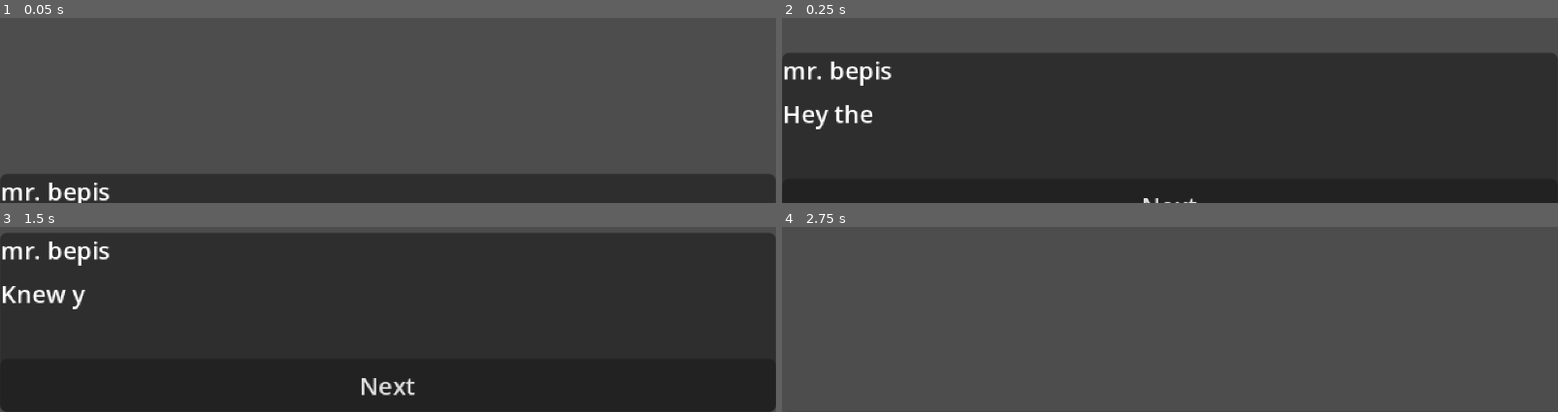
Above: before the commit, frames 1-4 (two rows, left to right).
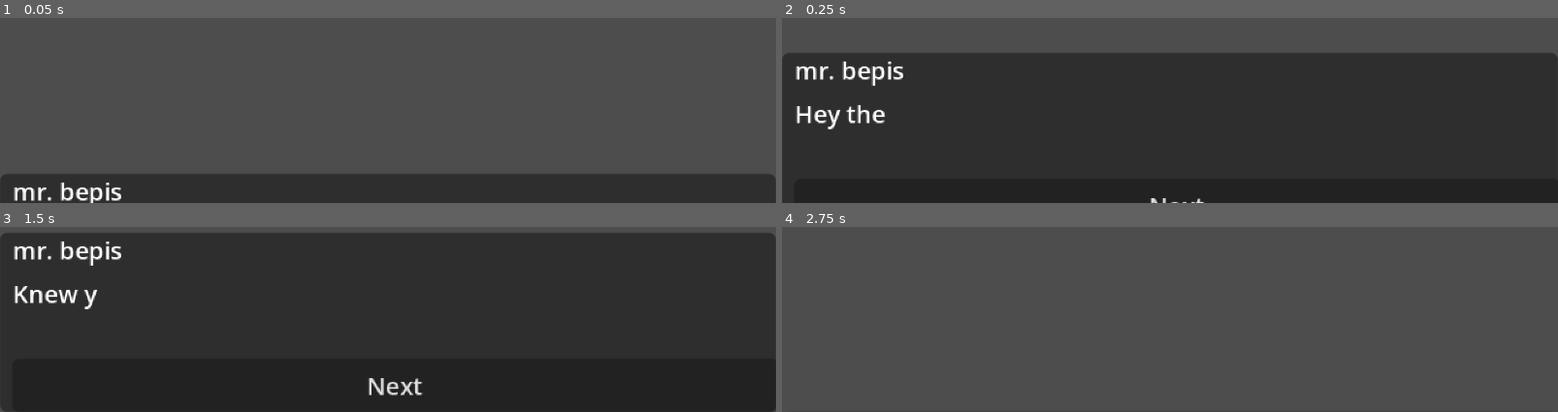
Above: after the commit, the same moments.

Repository: TerjeBallestad/pespi-mask
Game: Godot game, scene res://scenes/dialog_test.tscn
Same seed, same stepped clock (60 frames per second), same inputs: the game is played once before the commit and once after it. This scene is started directly instead of the project's main scene. Sound files missing from this copy of the repository are replaced by a short silence.
Inputs:
- Up to frame 1 (0.05 s): no input
- Up to frame 2 (0.25 s): no input
- Up to frame 3 (1.5 s): click "Next" at 0.5 s; click "Yes" at 1.25 s
- Up to frame 4 (2.75 s): click "Next" at 2 s

The runs differ from the first frame. In frame 1, 0.9% of the frame differs, in the area x 0-16%, y 89-100%; in frame 2, 1.8%; in frame 3, 2.1%, in the area x 0-100%, y 7-100%; in frame 4, nothing differs.
Error after the commit: Invalid access to property or key 'portrait' on a base object of type 'Nil'. (res://scripts/dialog/resources/dialog_types/text_dialog.gd:18)

Commit message:
Add dialog parser for parsing dialog from json

Diff:
--- /dev/null
+++ b/assets/dialog/sequences/influencer/normal.json
@@ -0,0 +1,10 @@
+{
+  "speaker": "The Influencer",
+  "portrait": "res://sprites/portrait-neighbor.png",
+  "entries": [
+	{"text": "Oh my god, hi! Are you new here?"},
+	{"text": "This building is absolutely amazing. I love everyone here!"},
+	{"text": "The community is so supportive and wholesome."},
+	{"text": "Anyway, gotta go! Content doesn't make itself. Byeee!"}
+  ]
+}
--- a/scenes/lobby.tscn
+++ b/scenes/lobby.tscn
@@ -5,12 +5,10 @@
 [ext_resource type="PackedScene" uid="uid://cvafxmihkjc45" path="res://scenes/objects/npcs/retiree.tscn" id="3_pc087"]
 [ext_resource type="Script" uid="uid://dix121h46yokc" path="res://scripts/npc.gd" id="4_07nfq"]
 [ext_resource type="PackedScene" uid="uid://6w75cc8gomib" path="res://scenes/objects/npcs/influencer.tscn" id="4_apkv3"]
-[ext_resource type="Resource" uid="uid://b0fayrs1r7kwc" path="res://assets/dialog/sequences/influencer/influencer_normal.tres" id="5_oipnb"]
 [ext_resource type="PackedScene" uid="uid://iyl2b2hg026c" path="res://scenes/objects/protagonist.tscn" id="5_pc087"]
 [ext_resource type="PackedScene" uid="uid://dpoq815ist814" path="res://scenes/navigation/exit_point.tscn" id="6_exit"]
 [ext_resource type="Script" path="res://scripts/camera_movement.gd" id="7_cam"]
-[ext_resource type="PackedScene" uid="uid://70mqawldnge" path="res://scenes/ui/dialog_box.tscn" id="10_oipnb"]
-[ext_resource type="Theme" uid="uid://crfgr67xom60a" path="res://assets/ui/base_theme.tres" id="11_yad6j"]
+[ext_resource type="PackedScene" uid="uid://p1avxbudm00a" path="res://scenes/ui/ui.tscn" id="10_oipnb"]
 
 [sub_resource type="RectangleShape2D" id="RectangleShape2D_yad6j"]
 size = Vector2(28, 82)
@@ -29,8 +27,8 @@
 [node name="InfluencerNPC" type="Area2D" parent="." unique_id=1063762653 groups=["clickableObject"]]
 position = Vector2(-149, 6)
 script = ExtResource("4_07nfq")
-normal_dialog = ExtResource("5_oipnb")
-pepsi_dialog = ExtResource("5_oipnb")
+normal_dialog_path = "res://assets/dialog/sequences/influencer/normal.json"
+pepsi_dialog_path = "res://assets/dialog/sequences/influencer/normal.json"
 metadata/_custom_type_script = "uid://dix121h46yokc"
 
 [node name="Influencer" parent="InfluencerNPC" unique_id=1481530276 instance=ExtResource("4_apkv3")]
@@ -63,8 +61,4 @@
 position = Vector2(-179, 42)
 target_scene = "res://scenes/basement.tscn"
 
-[node name="CanvasLayer" type="CanvasLayer" parent="." unique_id=1478554346]
-
-[node name="DialogBox" parent="CanvasLayer" unique_id=1946601530 instance=ExtResource("10_oipnb")]
-offset_top = 96.0
-theme = ExtResource("11_yad6j")
+[node name="CanvasLayer" parent="." unique_id=1451279979 instance=ExtResource("10_oipnb")]
--- a/scenes/ui/dialog_box.tscn
+++ b/scenes/ui/dialog_box.tscn
@@ -4,8 +4,9 @@
 [ext_resource type="Resource" uid="uid://cxgwuhkim72bd" path="res://audio/sound_resources/UIClick_Hover.tres" id="2_rm1mb"]
 [ext_resource type="Script" uid="uid://bd56j34j4easx" path="res://scripts/crawling_text.gd" id="2_tihiy"]
 [ext_resource type="Resource" uid="uid://cf3k506ati1i6" path="res://audio/sound_resources/UIClick_Positive.tres" id="3_xovei"]
+[ext_resource type="Texture2D" uid="uid://c7jtc124ujk4" path="res://sprites/portrait-neighbor.png" id="4_xovei"]
 
-[node name="DialogBox" type="Panel" unique_id=1946601530 node_paths=PackedStringArray("speaker_label", "text_label", "options_buttons")]
+[node name="DialogBox" type="Panel" unique_id=1946601530 node_paths=PackedStringArray("speaker_label", "text_label", "portrait", "options_buttons")]
 anchors_preset = 15
 anchor_right = 1.0
 anchor_bottom = 1.0
@@ -13,32 +14,44 @@
 grow_vertical = 2
 script = ExtResource("1_xvd2c")
 slide_animation_duration = 0.3
-speaker_label = NodePath("GridContainer/Speaker")
-text_label = NodePath("GridContainer/PanelContainer/Text")
-options_buttons = [NodePath("GridContainer/HBoxContainer/Option1"), NodePath("GridContainer/HBoxContainer/Option2"), NodePath("GridContainer/HBoxContainer/Option3")]
+speaker_label = NodePath("HBoxContainer/GridContainer/Speaker")
+text_label = NodePath("HBoxContainer/GridContainer/PanelContainer/Text")
+portrait = NodePath("HBoxContainer/TextureRect")
+options_buttons = [NodePath("HBoxContainer/GridContainer/HBoxContainer/Option1"), NodePath("HBoxContainer/GridContainer/HBoxContainer/Option2"), NodePath("HBoxContainer/GridContainer/HBoxContainer/Option3")]
 sfx_ui_hover = ExtResource("2_rm1mb")
 sfx_ui_click = ExtResource("3_xovei")
 
-[node name="GridContainer" type="VBoxContainer" parent="." unique_id=1050912718]
+[node name="HBoxContainer" type="HBoxContainer" parent="." unique_id=1253402069]
 layout_mode = 1
 anchors_preset = 15
 anchor_right = 1.0
 anchor_bottom = 1.0
+offset_left = 1.0
+offset_right = 1.0
 grow_horizontal = 2
 grow_vertical = 2
 
-[node name="Speaker" type="RichTextLabel" parent="GridContainer" unique_id=1573718923]
+[node name="TextureRect" type="TextureRect" parent="HBoxContainer" unique_id=1833709307]
+layout_mode = 2
+texture = ExtResource("4_xovei")
+stretch_mode = 4
+
+[node name="GridContainer" type="VBoxContainer" parent="HBoxContainer" unique_id=1050912718]
+layout_mode = 2
+size_flags_horizontal = 3
+
+[node name="Speaker" type="RichTextLabel" parent="HBoxContainer/GridContainer" unique_id=1573718923]
 layout_mode = 2
 size_flags_vertical = 0
 text = "Speaker"
 fit_content = true
 scroll_active = false
 
-[node name="PanelContainer" type="MarginContainer" parent="GridContainer" unique_id=91693805]
+[node name="PanelContainer" type="MarginContainer" parent="HBoxContainer/GridContainer" unique_id=91693805]
 layout_mode = 2
 size_flags_vertical = 3
 
-[node name="Text" type="RichTextLabel" parent="GridContainer/PanelContainer" unique_id=2032033549]
+[node name="Text" type="RichTextLabel" parent="HBoxContainer/GridContainer/PanelContainer" unique_id=2032033549]
 layout_mode = 2
 text = "Dialog text
 spanning multiple lines
@@ -49,22 +62,22 @@
 script = ExtResource("2_tihiy")
 letters_per_second = 50.0
 
-[node name="HBoxContainer" type="HBoxContainer" parent="GridContainer" unique_id=1980235488]
+[node name="HBoxContainer" type="HBoxContainer" parent="HBoxContainer/GridContainer" unique_id=1980235488]
 layout_mode = 2
 
-[node name="Option1" type="Button" parent="GridContainer/HBoxContainer" unique_id=1928644473]
+[node name="Option1" type="Button" parent="HBoxContainer/GridContainer/HBoxContainer" unique_id=1928644473]
 visible = false
 layout_mode = 2
 size_flags_horizontal = 3
 text = "Option 1"
 
-[node name="Option2" type="Button" parent="GridContainer/HBoxContainer" unique_id=1556168996]
+[node name="Option2" type="Button" parent="HBoxContainer/GridContainer/HBoxContainer" unique_id=1556168996]
 visible = false
 layout_mode = 2
 size_flags_horizontal = 3
 text = "Option 2"
 
-[node name="Option3" type="Button" parent="GridContainer/HBoxContainer" unique_id=1597467935]
+[node name="Option3" type="Button" parent="HBoxContainer/GridContainer/HBoxContainer" unique_id=1597467935]
 visible = false
 layout_mode = 2
 size_flags_horizontal = 3
--- /dev/null
+++ b/scenes/ui/ui.tscn
@@ -0,0 +1,10 @@
+[gd_scene format=3 uid="uid://p1avxbudm00a"]
+
+[ext_resource type="PackedScene" uid="uid://70mqawldnge" path="res://scenes/ui/dialog_box.tscn" id="1_f5cxw"]
+[ext_resource type="Theme" uid="uid://crfgr67xom60a" path="res://assets/ui/base_theme.tres" id="2_aac20"]
+
+[node name="CanvasLayer" type="CanvasLayer" unique_id=1451279979]
+
+[node name="DialogBox" parent="." unique_id=1946601530 instance=ExtResource("1_f5cxw")]
+offset_top = 96.0
+theme = ExtResource("2_aac20")
--- a/scripts/dialog/dialog_box.gd
+++ b/scripts/dialog/dialog_box.gd
@@ -14,6 +14,9 @@
 
 @export
 var text_label: CrawlingText
+
+@export
+var portrait: TextureRect
 
 @export
 var options_buttons: Array[Button]
--- /dev/null
+++ b/scripts/dialog/dialog_parser.gd
@@ -0,0 +1,53 @@
+class_name DialogParser extends RefCounted
+
+static func parse_dialog_file(path: String) -> DialogSequence:
+	var file = FileAccess.open(path, FileAccess.READ)
+	if file == null:
+		push_error("DialogParser: Failed to open file: " + path)
+		return null
+
+	var content = file.get_as_text()
+	file.close()
+
+	return parse_dialog_string(content, path)
+
+
+static func parse_dialog_string(content: String, source_path: String = "") -> DialogSequence:
+	var json = JSON.new()
+	var error = json.parse(content)
+	if error != OK:
+		push_error("DialogParser: Failed to parse JSON from: " + source_path + " - " + json.get_error_message())
+		return null
+
+	var data = json.data
+	if data == null or not data is Dictionary:
+		push_error("DialogParser: Invalid JSON structure in: " + source_path)
+		return null
+
+	return _build_sequence(data)
+
+
+static func _build_sequence(data: Dictionary) -> DialogSequence:
+	var sequence = DialogSequence.new()
+
+	# Create speaker
+	var speaker = DialogSpeaker.new()
+	speaker.name = data.get("speaker", "Unknown")
+
+	# Load portrait if specified
+	var portrait_path = data.get("portrait", "")
+	if portrait_path != "":
+		if ResourceLoader.exists(portrait_path):
+			speaker.portrait = load(portrait_path)
+		else:
+			push_warning("DialogParser: Portrait not found: " + portrait_path)
+
+	# Build dialog entries
+	var entries = data.get("entries", [])
+	for entry in entries:
+		var dialog = TextDialog.new()
+		dialog.speaker = speaker
+		dialog.text = entry.get("text", "") if entry is Dictionary else str(entry)
+		sequence.dialogs.append(dialog)
+
+	return sequence
--- a/scripts/dialog/resources/dialog_speaker.gd
+++ b/scripts/dialog/resources/dialog_speaker.gd
@@ -2,3 +2,6 @@
 
 @export
 var name := "Name"
+
+@export
+var portrait : Texture2D
--- a/scripts/dialog/resources/dialog_types/text_dialog.gd
+++ b/scripts/dialog/resources/dialog_types/text_dialog.gd
@@ -14,6 +14,8 @@
 
 	if not speaker:
 		spkr = DialogManager.last_speaker
+
+	box.portrait.texture = speaker.portrait
 
 	DialogManager.last_speaker = spkr
 
--- a/scripts/npc.gd
+++ b/scripts/npc.gd
@@ -1,19 +1,19 @@
 class_name Npc extends ClickableObject
 
-@export
-var normal_dialog: DialogSequence
+@export_file_path("*.json")
+var normal_dialog_path: String
 
-@export
-var pepsi_dialog: DialogSequence
+@export_file_path("*.json")
+var pepsi_dialog_path: String
 
 func _ready() -> void:
 	super._ready()
 	object_interacted_with.connect(_on_interacted)
 
 func _on_interacted(_name: String) -> void:
-	var seq := normal_dialog
+	var seq_path := normal_dialog_path
 
 	if GameState.is_wearing_pepsi_mask():
-		seq = pepsi_dialog
+		seq_path = pepsi_dialog_path
 
-	DialogManager.start_dialog(seq)
+	DialogManager.start_dialog(DialogParser.parse_dialog_file(seq_path))
Not shown, added: scripts/dialog/dialog_parser.gd.uid
